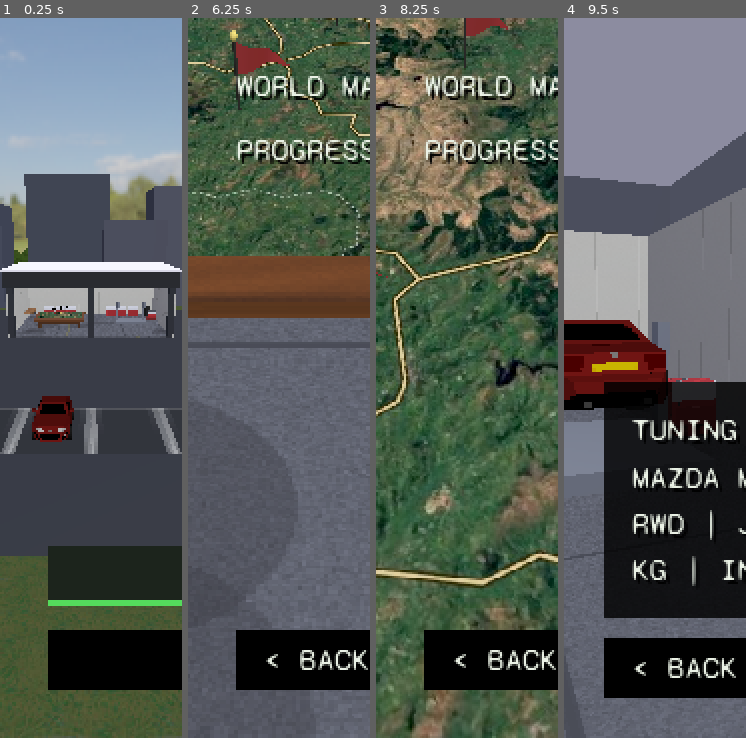
Above: before the commit, frames 1-4 (left to right).
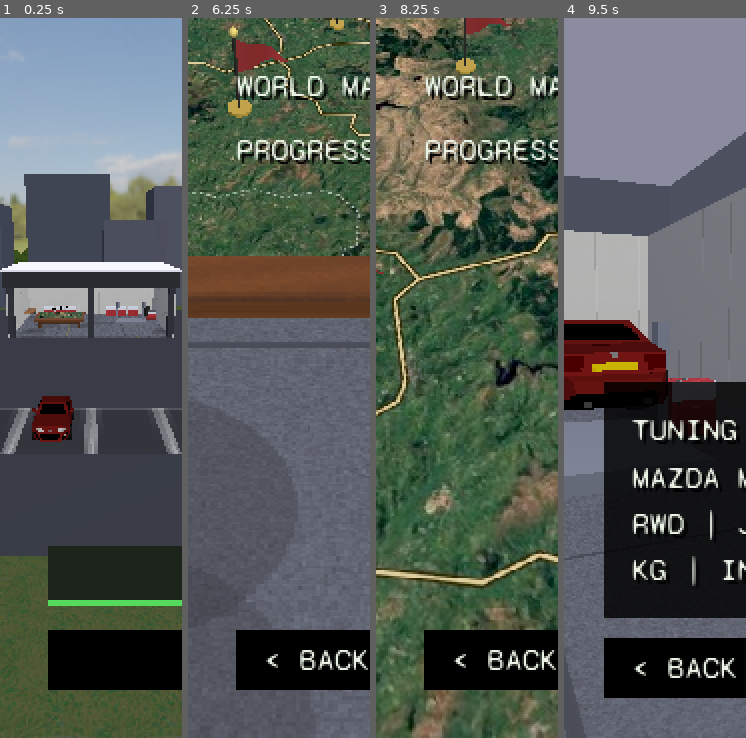
Above: after the commit, the same moments.

Repository: felixxwu/TAPPA
Game: Godot game, scene res://tools/menu_capture.tscn
Same seed, same stepped clock (60 frames per second), same inputs: the game is played once before the commit and once after it. This scene is started directly instead of the project's main scene.
Inputs (mouse positions are in pixels of both pictures, inside the frame that each line leads up to):
- Up to frame 1 (0.25 s): no input
- Up to frame 2 (6.25 s): tap Enter (menu_select) at 0.5 s; move the mouse to (319, 342) at 0.52 s; hold Right (menu_right) 0.53-1.25 s; tap C (cycle_camera) at 0.6 s; click (319, 342) at 0.67 s; drag from (242, 414) to (269, 522) at 1.27 s; move the mouse to (297, 219) at 2.02 s; hold Right (menu_right) 2.03-2.75 s; tap T (toggle_gearbox) at 2.1 s; tap R (reset_car) at 2.75, 4.25 s; drag from (269, 522) to (224, 270) at 2.77 s; move the mouse to (333, 486) at 3.52 s; hold Left (menu_left) 3.53-4.25 s; hold Shift 3.53-4.25 s; drag from (224, 270) to (251, 198) at 4.27 s; click "< BACK" at 5 s; tap A (steer_left) at 5.75 s; move the mouse to (288, 378) at 5.77 s; hold S (brake_reverse) from 5.78 s (still down); tap Ctrl at 5.85 s; click (288, 378) at 5.92 s
- Up to frame 3 (8.25 s): release S (brake_reverse) at 6.5 s; tap A (steer_left) at 6.5, 8 s; drag from (439, 198) to (430, 414) at 6.52 s; click "< MAP" at 7.25 s; move the mouse to (507, 342) at 8.02 s; hold W (accelerate) from 8.03 s (still down); tap J at 8.1 s
- Up to frame 4 (9.5 s): release W (accelerate) at 8.75 s; drag from (618, 414) to (645, 522) at 8.77 s

The runs differ from the first frame. In frame 1, less than 0.1% of the frame differs, in the area x 32-35%, y 40-42%; in frame 2, 0.7%, in the area x 21-86%, y 0-14%; in frame 3, 0.3%; in frame 4, nothing differs.

Commit message:
Add golden base disk to the map-table rally pin flags
Each RallyFlag marker now stands on a small, polished golden disk that
sits flush on the map plane, with the pole/pennant/finial lifted to rest
on its top face. The disk is gold on every flag (state-independent),
acting as a consistent pin pedestal. Updated test_rally_flag and
features/menus.md.

Co-Authored-By: Claude Opus 4.8 <noreply@anthropic.com>
Claude-Session: https://claude.ai/code/session_01AdWAEssQrBSdxeR8Gku1oG

Diff:
--- a/rally/scripts/rally_flag.gd
+++ b/rally/scripts/rally_flag.gd
@@ -1,8 +1,9 @@
 class_name RallyFlag
 extends RefCounted
 # Procedural flag marker for the HQ map-table rally pins (hq.gd). Replaces the
-# old plain cone marker: a thin pole topped by a waving triangular pennant whose
-# COLOUR encodes the rally's state, plus a small finial bead. The state palette
+# old plain cone marker: a small golden base disk that sits on the map, a thin
+# pole standing on it topped by a waving triangular pennant whose COLOUR encodes
+# the rally's state, plus a small finial bead. The state palette
 # is a medal ladder so the colour alone reads the player's best result:
 #
 #   locked  → slate grey   (showdown, not yet unlocked — also non-pickable)
@@ -18,6 +19,8 @@
 
 const POLE_HEIGHT := 0.30
 const POLE_RADIUS := 0.0075
+const DISK_RADIUS := 0.055    # small golden base disk the pole stands on
+const DISK_HEIGHT := 0.012    # disk thickness (a low coin sitting on the map)
 const PENNANT_LENGTH := 0.22   # how far the flag flies out from the pole (+X)
 const PENNANT_HEIGHT := 0.13   # height of the pennant at the hoist (pole) edge
 const PENNANT_SEGMENTS := 12   # along-length tessellation for the wave
@@ -29,6 +32,10 @@
 const POLE_COLOR := Color(0.16, 0.15, 0.14)
 const FINIAL_COLOR := Color(0.95, 0.86, 0.45)
 const FINIAL_LOCKED_COLOR := Color(0.42, 0.44, 0.48)
+
+# The base disk is a warm polished gold on every flag (state-independent) — a small
+# pedestal that lifts the marker off the map and reads as a consistent "pin" anchor.
+const DISK_COLOR := Color(0.96, 0.78, 0.32)
 
 
 # Map a rally's state to its pennant colour. `stars` is 0..3 (hq._stars_for);
@@ -51,7 +58,24 @@
 	root.name = "RallyFlag"
 	var color := state_color(locked, stars)
 
-	# Pole: a thin cylinder standing on the plane.
+	# Base disk: a small golden coin sitting flat on the map plane that the pole
+	# stands on. Built first so everything above is lifted to rest on its top face.
+	var disk := MeshInstance3D.new()
+	var disk_mesh := CylinderMesh.new()
+	disk_mesh.top_radius = DISK_RADIUS
+	disk_mesh.bottom_radius = DISK_RADIUS
+	disk_mesh.height = DISK_HEIGHT
+	disk_mesh.radial_segments = 24
+	disk.mesh = disk_mesh
+	disk.position = Vector3(0.0, DISK_HEIGHT * 0.5, 0.0)
+	var dmat := StandardMaterial3D.new()
+	dmat.albedo_color = DISK_COLOR
+	dmat.metallic = 0.85
+	dmat.roughness = 0.3
+	disk.material_override = dmat
+	root.add_child(disk)
+
+	# Pole: a thin cylinder standing on the disk top.
 	var pole := MeshInstance3D.new()
 	var cyl := CylinderMesh.new()
 	cyl.top_radius = POLE_RADIUS
@@ -59,7 +83,7 @@
 	cyl.height = POLE_HEIGHT
 	cyl.radial_segments = 8
 	pole.mesh = cyl
-	pole.position = Vector3(0.0, POLE_HEIGHT * 0.5, 0.0)
+	pole.position = Vector3(0.0, DISK_HEIGHT + POLE_HEIGHT * 0.5, 0.0)
 	var pmat := StandardMaterial3D.new()
 	pmat.albedo_color = POLE_COLOR
 	pmat.metallic = 0.4
@@ -72,7 +96,7 @@
 	var flag := MeshInstance3D.new()
 	flag.mesh = _pennant_mesh()
 	# Centre the hoist edge so its top sits just below the pole tip.
-	flag.position = Vector3(POLE_RADIUS, POLE_HEIGHT - PENNANT_HEIGHT * 0.5 - 0.015, 0.0)
+	flag.position = Vector3(POLE_RADIUS, DISK_HEIGHT + POLE_HEIGHT - PENNANT_HEIGHT * 0.5 - 0.015, 0.0)
 	var fmat := StandardMaterial3D.new()
 	fmat.albedo_color = color
 	fmat.roughness = 0.85
@@ -89,7 +113,7 @@
 	bead.radial_segments = 8
 	bead.rings = 4
 	finial.mesh = bead
-	finial.position = Vector3(0.0, POLE_HEIGHT + 0.008, 0.0)
+	finial.position = Vector3(0.0, DISK_HEIGHT + POLE_HEIGHT + 0.008, 0.0)
 	var bmat := StandardMaterial3D.new()
 	bmat.albedo_color = FINIAL_LOCKED_COLOR if locked else FINIAL_COLOR
 	bmat.metallic = 0.6
--- a/rally/tests/headless/test_rally_flag.gd
+++ b/rally/tests/headless/test_rally_flag.gd
@@ -27,10 +27,38 @@
 	autofree(flag)
 	assert_true(flag is Node3D, "build returns a Node3D marker")
 	var meshes := flag.find_children("*", "MeshInstance3D", true, false)
-	assert_gte(meshes.size(), 3, "marker has at least pole + pennant + finial meshes")
+	assert_gte(meshes.size(), 4, "marker has at least disk + pole + pennant + finial meshes")
 	# Base sits on the plane (y = 0) and the marker stands up to the pole height.
 	assert_eq(flag.position, Vector3.ZERO, "marker root sits at its own origin")
 	assert_gt(RallyFlag.POLE_HEIGHT, 0.0, "the pole has positive height")
+
+
+func test_marker_has_a_golden_base_disk_on_the_plane() -> void:
+	# A short, wide golden disk sits flush on the map (its underside at y = 0) and
+	# is wider than the pole so the flag visibly stands on a pedestal.
+	var flag := RallyFlag.build(false, 3)
+	autofree(flag)
+	var disk: MeshInstance3D = null
+	for mi in flag.find_children("*", "MeshInstance3D", true, false):
+		var cyl := mi.mesh as CylinderMesh
+		# The disk is the wide, short cylinder; the pole is the thin tall one.
+		if cyl != null and cyl.top_radius > RallyFlag.POLE_RADIUS * 2.0:
+			disk = mi
+	assert_not_null(disk, "marker has a disk-shaped base")
+	assert_almost_eq(disk.position.y, RallyFlag.DISK_HEIGHT * 0.5, 0.0001,
+		"disk rests with its underside on the plane")
+	assert_gt(RallyFlag.DISK_RADIUS, RallyFlag.POLE_RADIUS, "disk is wider than the pole")
+	# The disk is gold even on a locked flag (state-independent anchor).
+	var locked := RallyFlag.build(true, 0)
+	autofree(locked)
+	var locked_disk: MeshInstance3D = null
+	for mi in locked.find_children("*", "MeshInstance3D", true, false):
+		var cyl := mi.mesh as CylinderMesh
+		# The disk is the wide, short cylinder; the pole is the thin tall one.
+		if cyl != null and cyl.top_radius > RallyFlag.POLE_RADIUS * 2.0:
+			locked_disk = mi
+	var col := (locked_disk.material_override as StandardMaterial3D).albedo_color
+	assert_gt(col.r, col.b, "the base disk stays warm gold even when locked")
 
 
 func test_locked_flag_dims_its_finial() -> void:
Not shown, changed: rally/features/menus.md
